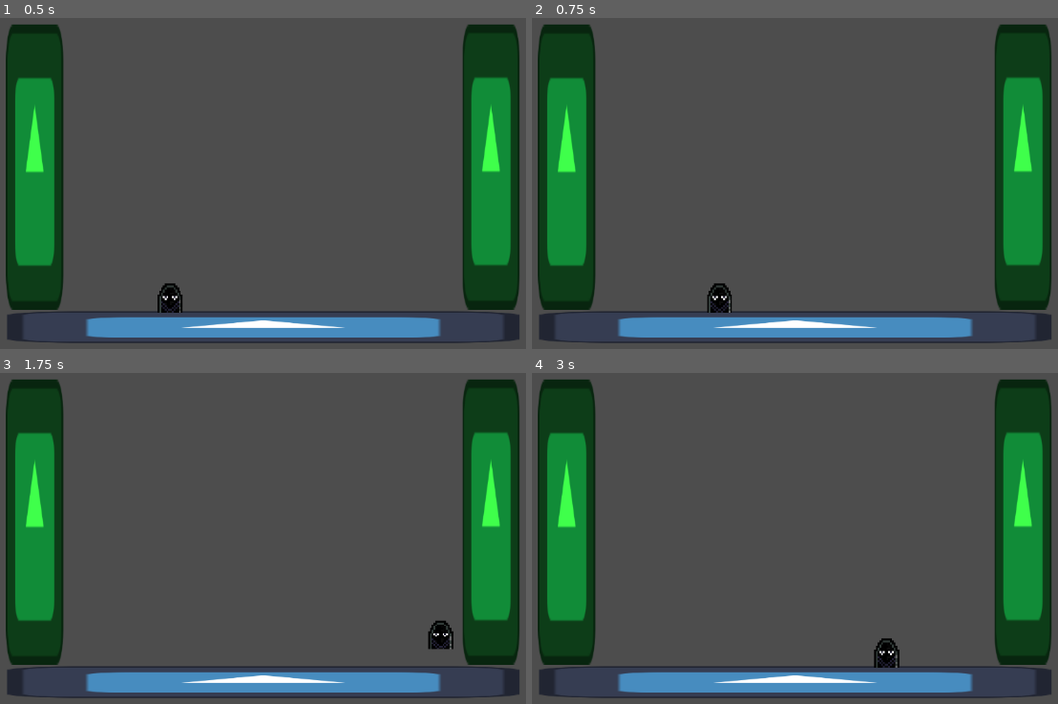
Above: before the commit, frames 1-4 (two rows, left to right).
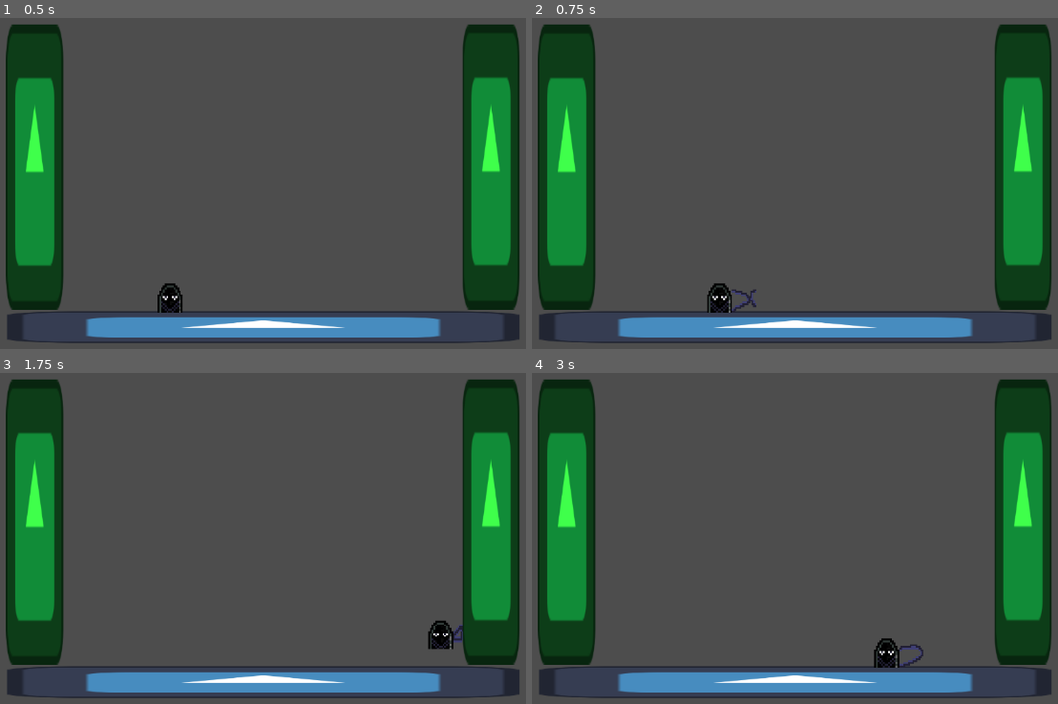
Above: after the commit, the same moments.

Repository: keyyzo/2DMashupGame
Game: Godot game, scene res://Scenes/test_level.tscn
Same seed, same stepped clock (60 frames per second), same inputs: the game is played once before the commit and once after it. The project has no main scene, so this scene is started directly. The engine's default icon, where the game draws it, is replaced by a stand-in: a white triangle on a blue panel in a dark square.
Inputs (mouse positions are in pixels of both pictures, inside the frame that each line leads up to):
- Up to frame 1 (0.5 s): no input
- Up to frame 2 (0.75 s): tap Enter (ui_accept) at 0.5 s; move the mouse to (968, 183) at 0.52 s; hold D (move_right) from 0.53 s (still down); click (968, 183) at 0.6 s
- Up to frame 3 (1.75 s): keep holding D (move_right); tap Space (jump) at 0.77, 1.52 s; move the mouse to (115, 581) at 1.27 s; tap Shift (dash) at 1.35 s; click (115, 581) at 1.55 s
- Up to frame 4 (3 s): move the mouse to (879, 465) at 2.02 s; release D (move_right) at 2.03 s; hold A (move_left) 2.03-2.78 s; click (879, 465) at 2.1 s; move the mouse to (763, 644) at 2.77 s; hold D (move_right) from 2.78 s (still down); click (763, 644) at 2.85 s

Frame 1 is identical in both runs. In frame 2, 0.1% of the frame differs, in the area x 37-43%, y 82-89%; in frame 3, less than 0.1%; in frame 4, 0.1%.

Commit message:
added a static and random sprite to showcase the melee attack activating and deactivating in its basic form, will iterate on the mechanic before moving on to the next

Diff:
--- a/Scenes/noluck.tscn
+++ b/Scenes/noluck.tscn
@@ -10,6 +10,7 @@
 [ext_resource type="Script" path="res://Scripts/Player/FallingPlayerState.gd" id="7_pq5jj"]
 [ext_resource type="Script" path="res://Scripts/Player/WallJumpingPlayerState.gd" id="9_5k6jb"]
 [ext_resource type="Script" path="res://Scripts/Player/DoubleJumpPlayerState.gd" id="10_us0gu"]
+[ext_resource type="Texture2D" uid="uid://xp7aomb3khkp" path="res://Sprites/PlayerCharacter/static_melee_attacks-Sheet.png" id="11_qij1g"]
 
 [sub_resource type="CapsuleShape2D" id="CapsuleShape2D_8k2yh"]
 radius = 7.0
@@ -17,6 +18,35 @@
 
 [sub_resource type="RectangleShape2D" id="RectangleShape2D_8jxu1"]
 size = Vector2(48, 64)
+
+[sub_resource type="AtlasTexture" id="AtlasTexture_o88ns"]
+atlas = ExtResource("11_qij1g")
+region = Rect2(0, 0, 16, 16)
+
+[sub_resource type="AtlasTexture" id="AtlasTexture_wna0o"]
+atlas = ExtResource("11_qij1g")
+region = Rect2(16, 0, 16, 16)
+
+[sub_resource type="AtlasTexture" id="AtlasTexture_qoniu"]
+atlas = ExtResource("11_qij1g")
+region = Rect2(32, 0, 16, 16)
+
+[sub_resource type="SpriteFrames" id="SpriteFrames_2lxdn"]
+animations = [{
+"frames": [{
+"duration": 1.0,
+"texture": SubResource("AtlasTexture_o88ns")
+}, {
+"duration": 1.0,
+"texture": SubResource("AtlasTexture_wna0o")
+}, {
+"duration": 1.0,
+"texture": SubResource("AtlasTexture_qoniu")
+}],
+"loop": true,
+"name": &"default",
+"speed": 1.0
+}]
 
 [node name="Noluck" type="CharacterBody2D" node_paths=PackedStringArray("WALL_COLLIDER", "MELEE_SIDE_HITBOX")]
 script = ExtResource("1_285cl")
@@ -76,11 +106,22 @@
 polygon = PackedVector2Array(-7, 8, 7, 8, 7, -2, 3, -8, -3, -8, -7, -2)
 
 [node name="MeleeHitboxSide" type="Area2D" parent="."]
+collision_layer = 8
+collision_mask = 48
+monitoring = false
 
-[node name="CollisionShape2D" type="CollisionShape2D" parent="MeleeHitboxSide"]
+[node name="MeleeSideCollider" type="CollisionShape2D" parent="MeleeHitboxSide"]
 position = Vector2(58, 0)
 shape = SubResource("RectangleShape2D_8jxu1")
+disabled = true
 debug_color = Color(0.572549, 0.133333, 0.819608, 0.419608)
+
+[node name="AnimatedSprite2D" type="AnimatedSprite2D" parent="MeleeHitboxSide"]
+visible = false
+texture_filter = 1
+position = Vector2(55, 9.53674e-07)
+scale = Vector2(3.375, 4)
+sprite_frames = SubResource("SpriteFrames_2lxdn")
 
 [connection signal="timeout" from="PlayerStateMachine/DashingPlayerState/DashLength" to="PlayerStateMachine/DashingPlayerState" method="_on_dash_length_timeout"]
 [connection signal="timeout" from="PlayerStateMachine/WallJumpingPlayerState/FallGraceTimer" to="PlayerStateMachine/WallJumpingPlayerState" method="_on_fall_grace_timer_timeout"]
--- a/Scripts/Player/PlayerController.gd
+++ b/Scripts/Player/PlayerController.gd
@@ -42,6 +42,10 @@
 @export var MELEE_SIDE_HITBOX : Area2D
 @export var MELEE_TOP_HITBOX : Area2D
 @export var MELEE_BOTTOM_HITBOX : Area2D
+@export var MELEE_RESET_LENGTH : float = 1.0
+@export var MELEE_ATTACK_LENGTH : float = 0.3
+var can_melee_attack : bool = true
+
 
 # Gravity variables
 
@@ -80,6 +84,9 @@
 #
 	#move_and_slide()
 
+	if Input.is_action_just_pressed("attack") and can_melee_attack == true:
+		can_melee_attack = false
+		melee_attack()
 
 
 func update_input(_speed : float, _acceleration : float, _deceleration : float):
@@ -114,3 +121,15 @@
 
 func wall_collider_check() -> bool:
 	return WALL_COLLIDER.is_colliding()
+
+
+func melee_attack():
+	$MeleeHitboxSide/MeleeSideCollider.set_deferred("disabled",false)
+	#MELEE_SIDE_HITBOX.set_deferred("Monitoring", true)
+	$MeleeHitboxSide/AnimatedSprite2D.show()
+	$MeleeHitboxSide/AnimatedSprite2D.frame = randi_range(0,2)
+	await get_tree().create_timer(MELEE_ATTACK_LENGTH).timeout
+	#MELEE_SIDE_HITBOX.set_deferred("Monitoring", false)
+	$MeleeHitboxSide/MeleeSideCollider.set_deferred("disabled",true)
+	$MeleeHitboxSide/AnimatedSprite2D.hide()
+	can_melee_attack = true
--- a/project.godot
+++ b/project.godot
@@ -51,12 +51,20 @@
 "events": [Object(InputEventKey,"resource_local_to_scene":false,"resource_name":"","device":-1,"window_id":0,"alt_press …(182 unchanged characters)…
 ]
 }
+attack={
+"deadzone": 0.5,
+"events": [Object(InputEventMouseButton,"resource_local_to_scene":false,"resource_name":"","device":-1,"window_id":0,"alt_pressed":false,"shift_pressed":false,"ctrl_pressed":false,"meta_pressed":false,"button_mask":1,"position":Vector2(85, 12),"global_position":Vector2(89, 53),"factor":1.0,"button_index":1,"canceled":false,"pressed":true,"double_click":false,"script":null)
+]
+}
 
 [layer_names]
 
 2d_physics/layer_1="World"
 2d_physics/layer_2="WorldObjects"
 2d_physics/layer_3="Player"
+2d_physics/layer_4="PlayerHitbox"
+2d_physics/layer_5="Enemy"
+2d_physics/layer_6="EnemyHurtbox"
 
 [rendering]
 
Not shown: 1 places in Scenes/noluck.tscn that only renumber resources
Binary file added: Sprites/PlayerCharacter/static_melee_attacks-Sheet.png
Not shown, added: Sprites/PlayerCharacter/static_melee_attacks-Sheet.png.import
